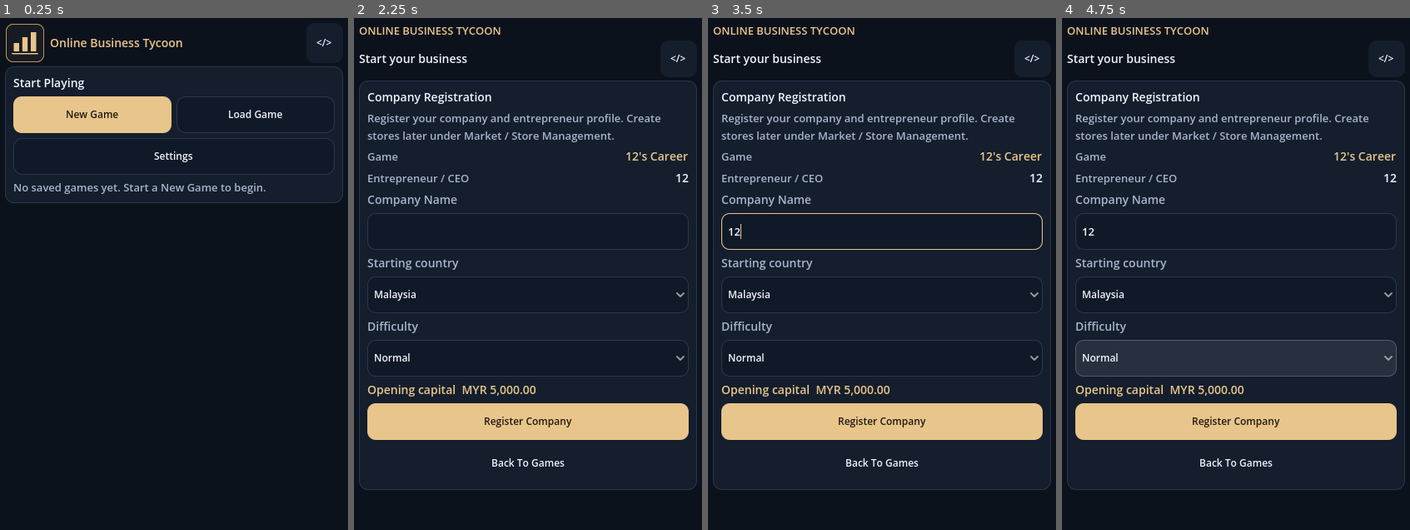
Above: before the commit, frames 1-4 (left to right).
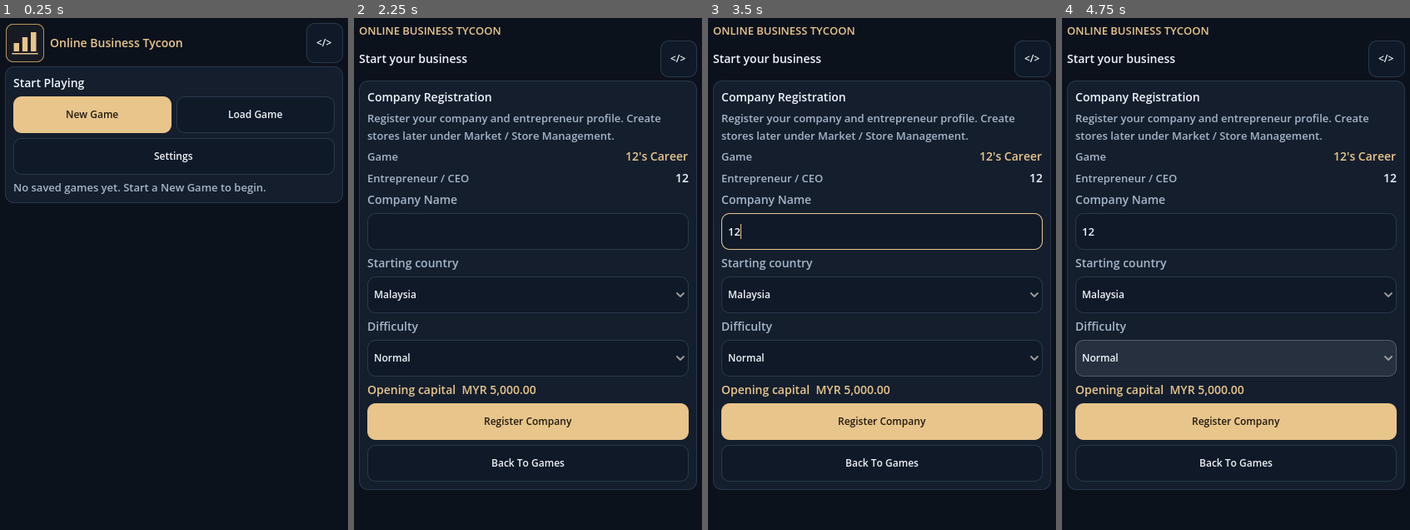
Above: after the commit, the same moments.

Repository: UphyRaop/online-business-tycoon
Game: Godot game, scene res://main.tscn
Two runs of this game, one before a commit and one after it. Both use one fixed random seed, a clock stepped at 60 frames per second and the inputs below.
Inputs (mouse positions are in pixels of both pictures, inside the frame that each line leads up to):
- Up to frame 1 (0.25 s): no input
- Up to frame 2 (2.25 s): click "New Game" at 0.5 s; click (528, 186) at 1.27 s; type "12" at 1.35 s; click "Continue To Company Registrat…" at 2 s
- Up to frame 3 (3.5 s): click (882, 233) at 2.77 s; type "12" at 2.85 s
- Up to frame 4 (4.75 s): click "Normal" at 3.5 s; click "Normal" at 4.25 s

The runs differ from the first frame. In frame 1, less than 0.1% of the frame differs, in the area x 88-99%, y 0-9%; in frame 2, 0.4%, in the area x 3-99%, y 4-91%; in frame 3, 0.4%; in frame 4, 0.4%.

Commit message:
Fix: consistent secondary action button surfaces

Diff:
--- a/control_style_test.gd
+++ b/control_style_test.gd
@@ -43,6 +43,24 @@
 	expect(disabled_button.disabled and disabled_button.get_theme_color("font_disabled_color") == ThemeStyle.DISABLED_TEXT,
 		"Disabled role blocks activation and retains legible text")
 	disabled_button.free()
+	var secondary_button := Button.new()
+	ThemeStyle.secondary(secondary_button)
+	var secondary_normal := secondary_button.get_theme_stylebox("normal") as StyleBoxFlat
+	var secondary_hover := secondary_button.get_theme_stylebox("hover") as StyleBoxFlat
+	var secondary_pressed := secondary_button.get_theme_stylebox("pressed") as StyleBoxFlat
+	var secondary_focus := secondary_button.get_theme_stylebox("focus") as StyleBoxFlat
+	var secondary_disabled := secondary_button.get_theme_stylebox("disabled") as StyleBoxFlat
+	expect(secondary_normal != null and secondary_normal.bg_color == ThemeStyle.INPUT
+		and secondary_normal.border_color == ThemeStyle.LINE and secondary_normal.border_color != secondary_normal.bg_color
+		and secondary_normal.corner_radius_top_left == 9
+		and secondary_button.custom_minimum_size.y >= 44 and secondary_button.custom_minimum_size.x >= 44,
+		"Secondary actions have an explicit dark surface, visible border, rounded corners, and a 44px touch target")
+	expect(secondary_hover != null and secondary_hover.bg_color != secondary_normal.bg_color
+		and secondary_pressed != null and secondary_pressed.border_color == ThemeStyle.GOLD.darkened(0.12)
+		and secondary_focus != null and not secondary_focus.draw_center and secondary_focus.border_color == ThemeStyle.GOLD
+		and secondary_disabled != null and secondary_disabled.bg_color == ThemeStyle.DISABLED_FILL,
+		"Secondary actions expose distinct hover, pressed, focus, and disabled states")
+	secondary_button.free()
 
 func test_action_semantics() -> void:
 	expect(ThemeStyle.button_role_for_action("Create Campaign") == "primary", "Creation actions map to Primary")
--- a/corporate_theme.gd
+++ b/corporate_theme.gd
@@ -202,8 +202,10 @@
 		ROLE_DISABLED:
 			control.add_theme_stylebox_override("disabled", box(DISABLED_FILL, LINE, 9, 10))
 			control.add_theme_color_override("font_disabled_color", DISABLED_TEXT)
+		ROLE_SECONDARY:
+			secondary_button(control)
 		_:
-			role(control, SURFACE, TEXT)
+			secondary_button(control)
 
 static func button_role_for_action(title: String) -> String:
 	var name := title.strip_edges().to_lower()
@@ -231,6 +233,18 @@
 	control.add_theme_stylebox_override("focus", focus)
 	for color in ["font_color", "font_hover_color", "font_pressed_color", "font_focus_color"]:
 		control.add_theme_color_override(color, ink)
+
+static func secondary_button(control: Button) -> void:
+	control.add_theme_stylebox_override("normal", box(INPUT, LINE, 9, BUTTON_PADDING))
+	control.add_theme_stylebox_override("hover", box(SURFACE.lightened(0.08), LINE.lightened(0.18), 9, BUTTON_PADDING))
+	control.add_theme_stylebox_override("pressed", box(SURFACE, GOLD.darkened(0.12), 9, BUTTON_PADDING))
+	var focus := box(INPUT, GOLD, 9, BUTTON_PADDING)
+	focus.draw_center = false
+	control.add_theme_stylebox_override("focus", focus)
+	control.add_theme_stylebox_override("disabled", box(DISABLED_FILL, LINE, 9, BUTTON_PADDING))
+	for color in ["font_color", "font_hover_color", "font_pressed_color", "font_focus_color"]:
+		control.add_theme_color_override(color, TEXT)
+	control.add_theme_color_override("font_disabled_color", DISABLED_TEXT)
 
 static func heading_text(value: String) -> String:
 	var words := value.strip_edges().split(" ", false)
--- a/menu_view.gd
+++ b/menu_view.gd
@@ -70,13 +70,7 @@
 	return "Continue Playing" if not games.is_empty() else "Start Playing"
 
 static func _style_menu_secondary(button: Button) -> void:
-	button.add_theme_stylebox_override("normal", Style.box(Style.INPUT, Style.LINE, Style.CARD_RADIUS, Style.BUTTON_PADDING))
-	button.add_theme_stylebox_override("hover", Style.box(Style.SURFACE.lightened(0.08), Style.LINE.lightened(0.18), Style.CARD_RADIUS, Style.BUTTON_PADDING))
-	button.add_theme_stylebox_override("pressed", Style.box(Style.SURFACE, Style.GOLD, Style.CARD_RADIUS, Style.BUTTON_PADDING))
-	var focus := Style.box(Style.INPUT, Style.GOLD, Style.CARD_RADIUS, Style.BUTTON_PADDING)
-	focus.draw_center = false
-	button.add_theme_stylebox_override("focus", focus)
-	button.add_theme_stylebox_override("disabled", Style.box(Style.BG, Style.LINE, Style.CARD_RADIUS, Style.BUTTON_PADDING))
+	Style.secondary(button)
 
 static func slots(app: Control, saving: bool) -> void:
 	var back: VBoxContainer = app.wide_card("")
--- a/phase4_ui_test.gd
+++ b/phase4_ui_test.gd
@@ -369,6 +369,11 @@
 		and has_label("Owned Companies") and has_label("Career Statistics") and not has_label("CEO ID")
 		and has_label("Career Start Date") and has_label("Companies Founded") and has_label("Active Companies"),
 		"Profile shows compact career information and keeps technical identifiers collapsed by default")
+	var show_ceo_details := app.find_child("ToggleTechnicalCEOProfileDetails", true, false) as Button
+	var ceo_details_surface := show_ceo_details.get_theme_stylebox("normal") as StyleBoxFlat if show_ceo_details != null else null
+	expect(show_ceo_details != null and ceo_details_surface != null
+		and ceo_details_surface.bg_color == Style.INPUT and ceo_details_surface.border_color == Style.LINE,
+		"Show CEO Details uses the shared visibly bordered secondary-action button style")
 	expect(has_label("Career Title") and has_label("Entrepreneur"),
 		"New CEO profile displays a progression title derived from its current level")
 	expect(has_label("Current XP") and has_label("XP to Next Level") and has_label("Next Career Title")
Binary file added: docs/issue6-secondary-button-evidence/profile-secondary-buttons-desktop-1366x768.png
Binary file added: docs/issue6-secondary-button-evidence/show-ceo-details-mobile-390x844.png
